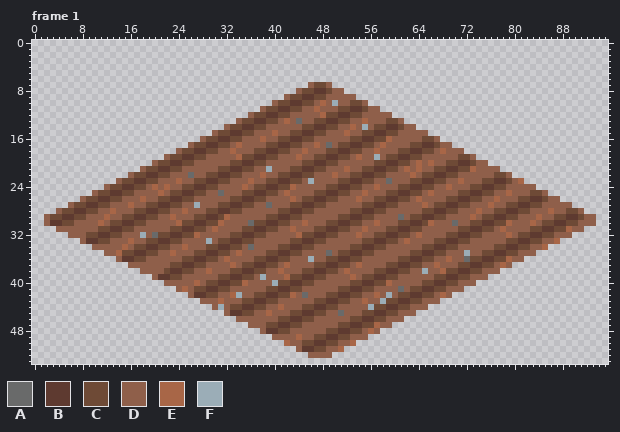
Two states of a pixel-art file, Pixel Art/Buildings/Farm.ase. Above is the file before it was changed.
96x54 pixels, 3 frames. Colours within 5 levels of each other are drawn and written as one. Shown: frame 1. The commit also changed other frames, which this record leaves out.
Visible layers, top first: "Crops", "Building", "Shadow".
Palette (. is transparent): A #696a6a  B #5e3a30  C #6e4a36  D #8f5f4a  E #a86647  F #9badb7
Pixels before, frame 1, first column x 2:
 7 ............................................DCCD............................................
 8 ..........................................DCCBBCDD..........................................
 9 ........................................DCCBBCCDDDDD........................................
10 ......................................DCCBBCCDEDFDDCCD......................................
11 ....................................DCCBBCCDDEDDDCCBBCDD....................................
12 ..................................DCCBBCCDDDDDECCBBCCDDDDD..................................
13 ................................DCCBBCCDEDADDCCBBCCDDEDDDCCD................................
14 ..............................DCCBBCCDDDDDDCCBBCCDDEDFDCCBBCDD..............................
15 ............................DCCBBCCDDDEDDCCBBCCDDDEDDCCBBCCDDDDD............................
16 ..........................DCCBBCCDDDEDDCCBBCCDDDDDDCCBBCCEDDDDDCCD..........................
17 ........................DCCBBCCDEDDDDCCBBCCDDEDADCCBBCCDEDDDDCCBBCDD........................
18 ......................DCCBBCCDDEDDDCCBBCCDDEDDDCCBBCCDDEDDDCCBBCCDEDDD......................
19 ....................DCCBBCCDDDDDECCBBCCDDDEDDCCBBCCDEDDFDCCBBCCDDDDDDCCD....................
20 ..................DCCBBCCDDDDDDCCBBCCDDDDDDCCBBCCDDDDDDCCBBCCDEDEDDCCBBCDD..................
21 ................DCCBBCCDDDDDDCCBBCCDDFDDDCCBBCCDDDEDDCCBBCCDEDEDDCCBBCCEDDDD................
22 ..............DCCBBCCDDDADDCCBBCCDDDEDDCCBBCCDDDEDDCCBBCCDDDDEDCCBBCCDDDDDDCCD..............
23 ............DCCBBCCDDDEDDCCBBCCDDDEDDCCBBCCDFDDDDCCBBCCDDADDDCCBBCCDDEDDDCCBBCDE............
24 ..........DCCBBCCDEDEDDCCBBCCDDDDEDCCBBCCEDDDDDCCBBCCDDEDDDCCBBCCDDEDDDCCBBCCDDDDD..........
25 ........DCCBBCCDDDDEDCCBBCCDDADDDCCBBCCDEDDDDCCBBCCDDEDDDCCBBCCDEDDDDCCBBCCDDEDDDCCD........
26 ......DCCBBCCDDDEDDCCBBCCDDDDDDCCBBCCDDDDEDCCBBCCDDDEDDCCBBCCDEDDDDCCBBCCDDEDDDCCBBCDD......
27 ....DCCBBCCDDDEDDCCBBCCDDFDDDCCBBCCDDADDDCCBBCCDDDDDDCCBBCCDDDDEDCCBBCCDDDEDDCCBBCCDDDDD....
28 ..DCCBBCCDDEDDDCCBBCCDDEDDDCCBBCCDDDDDDCCBBCCDDDDDDCCBBCCDDDDDDCCBBCCDDDEDDCCBBCCDDDEDDCCD..
29 DCCBBCCDDDEDDCCBBCCDDEDDDCCBBCEDDDDDDCCBBCCDDDDDDCCBBCCDDDDADCCBBCCDDDDEDCCBBCCDDDEDDCCBBCDD
30 DBBCCDDDDEDCCBBCCDDDDDECCBBCCEDDDDACCBBCCDDEDDDCCBBCCDDEDDDCCBBCEDDDADDCCBBCCEDDDEDCCBBCCDDD
31 ..DDDDDDDCCBBCCDDDDDDCCBBCCDEDDDDCCBBCCDDEDDDCCBBCCDDEDDDCCBBCCDDDDDDCCBBCCDEDDDDCCBBCCEDD..
32 ....DDDCCBBCCDDDFDACCBBCCEDDDDDCCBBCCDDDDDECCBBCCDDDEDDCCBBCCDEDDDDCCBBCCDDDDEDCCBBCCDDD....
33 ......DBBCCDDDEDDCCBBCCDDDDFDCCBBCCDDDDDDCCBBCCDDDDDDCCBBCCDEDDDDCCBBCCDDDDDDCCBBCCDDE......
34 ........DDDDDEDCCBBCCDDEDDDCCBBCCDADDDDCCBBCCDDDDDDCCBBCCDDDDDDCCBBCCDDDDDDCCBBCCDDE........
35 ..........DDECCBBCCDDEDDDCCBBCCDEDDDDCCBBCCDDDDADCCBBCCDDDDDDCCBBCCDDDFDDCCBBCCDDD..........
36 ............DBBCCDDDDDDCCBBCCDEDDDDCCBBCCDDDFDDCCBBCCDDDDDDCCBBCCDDEDDACCBBCCEDD............
37 ..............DDDDDDDCCBBCCDDDDEDCCBBCCDEDDDDCCBBCCDEDDDDCCBBCCDDEDDDCCBBCCDED..............
38 ................DDDDCBBCCDDEDDDCCBBCCDDEDDDCCBBCCDEDDDDCCBBCCDDFDDECCBBCCDDD................
39 ..................DBBCCDDDDDDCCBBCCDFDDDECCBBCCDDDDEDCCBBCCDDDDDDCCBBCCDDD..................
40 ....................DDDDDEDCCBBCCEDDDDFCCBBCCDDDDDDCCBBCCEDDDDDCCBBCCDDD....................
41 ......................DEDCCBBCCDDDDDDCCBBCCDDDDDDCCBBCCDDDDADCCBBCCDDD......................
42 ........................DBBCCDDEFDDCCBBCCEDADDDCCBBCCDDEDFDCCBBCCDED........................
43 ..........................DDDEDDDCCBBCCDDDDDDCCBBCCDDEDDFCCBBCCDDD..........................
44 ............................DFDCCBBCCDDEDDDCCBBCCDDDDDFCCBBCCDDD............................
45 ..............................DBBCCDDEDDDCCBBCCDDADDDCCBBCCDDD..............................
46 ................................DDDDDDDCCBBCCDDDDDDCCBBCCDDD................................
47 ..................................DDDCCBBCCDDDDDDCCBBCCEDD..................................
48 ....................................DBBCCDDDDDDCCBBCCDED....................................
49 ......................................DDDDEDDCCBBCCDDD......................................
50 ........................................EDDCCBBCCDDE........................................
51 ..........................................DBBCCDDE..........................................
52 ............................................DDDD............................................
Once edited:
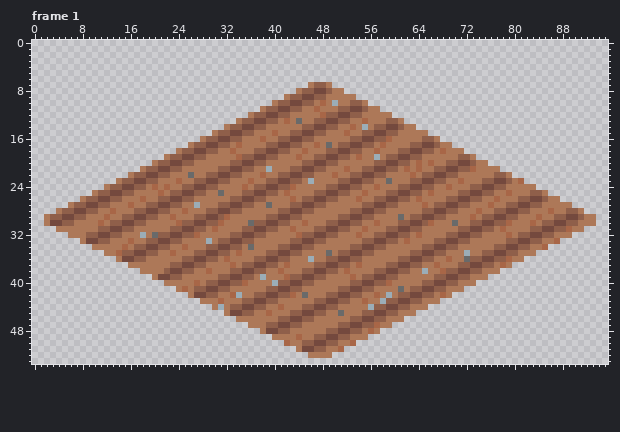
Commit: Changed lighting of farms
Change:
colour B: #5e3a30 -> #74493e
colour C: #6e4a36 -> #8f5f4a
colour D: #8f5f4a -> #ad7858
Boxes around the changes in both pictures, in picture pixels (x1, y1, x2, y2):
changed: (44, 82, 596, 358)
